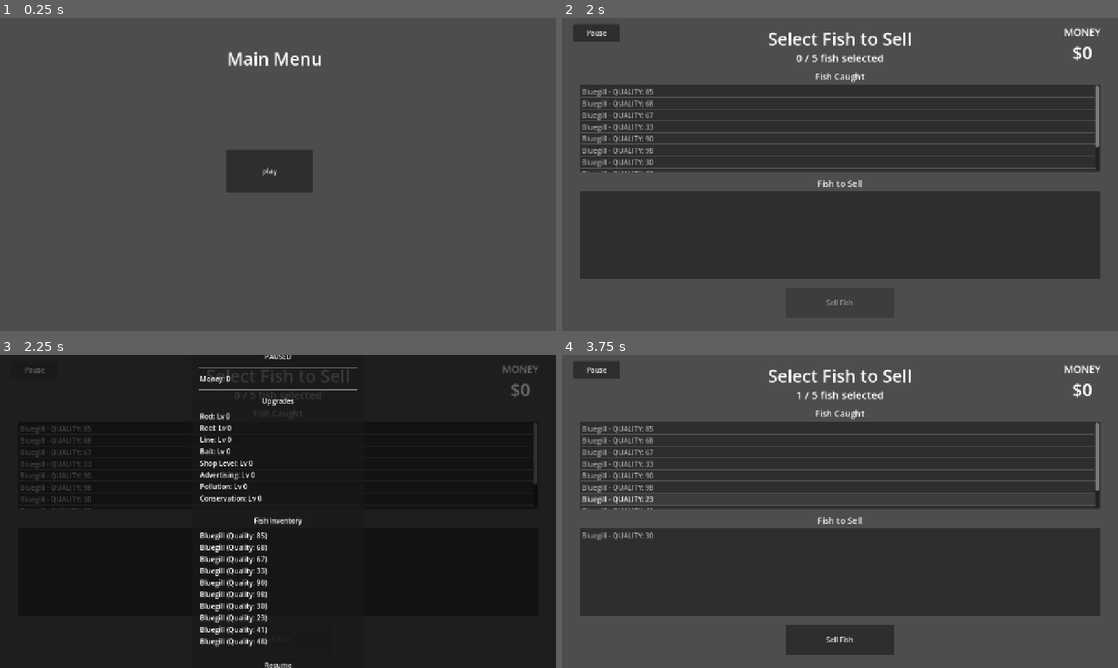
Above: before the commit, frames 1-4 (two rows, left to right).
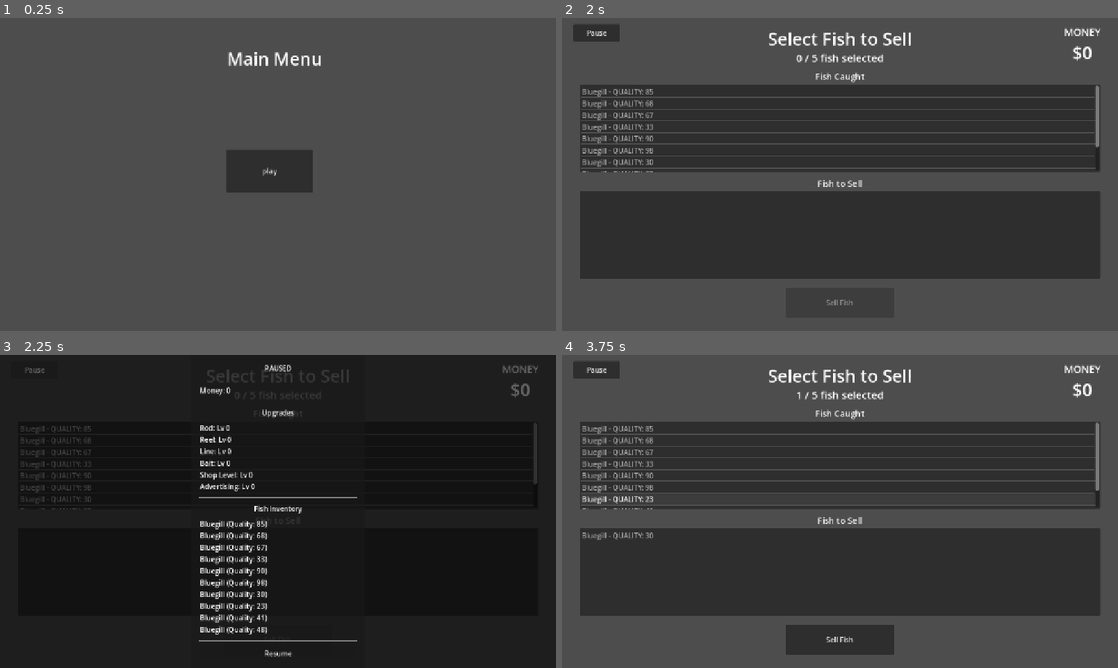
Above: after the commit, the same moments.

Repository: V-Mirea/comfy-summer-fishing-game
Game: Godot game, scene res://assets/game/game.tscn
The game is run twice, just before and just after one commit, with the same random seed, the same clock (stepped at 60 frames per second) and the same inputs. The engine's default icon, where the game draws it, is replaced by a stand-in: a white triangle on a blue panel in a dark square.
Inputs (mouse positions are in pixels of both pictures, inside the frame that each line leads up to):
- Up to frame 1 (0.25 s): no input
- Up to frame 2 (2 s): click "play" at 0.5 s; click "NEXT SCREEN" at 1.25 s
- Up to frame 3 (2.25 s): click "Pause" at 2 s
- Up to frame 4 (3.75 s): click "Resume" at 2.75 s; tap Enter at 3.5 s; move the mouse to (962, 495) at 3.52 s; hold Right (ui_right) from 3.53 s (still down); click (962, 495) at 3.6 s

Frames 1-2 are identical in both runs. In frame 3, 2.2% of the frame differs, in the area x 35-65%, y 0-100%; in frame 4, nothing differs.

Commit message:
hide the pollution and conservation levels from pause menu

Diff:
--- a/assets/global/pause_menu/pause_menu.gd
+++ b/assets/global/pause_menu/pause_menu.gd
@@ -38,8 +38,11 @@
 	for child in upgrades_list.get_children():
 		child.queue_free()
 	for upgrade_type in PlayerManager.data.upgrades:
+		#hide the 'behind the scenes' stuff?
+		if upgrade_type == Upgrade.UpgradeType.POLLUTION or upgrade_type == Upgrade.UpgradeType.CONSERVATION:
+			continue
 		var label := Label.new()
-		label.text = "%s: Lv %d" % [Upgrade.UpgradeType.keys()[upgrade_type].capitalize(), PlayerManager.data.upgrades[upgrade_type]]
+		label.text = "%s: Lv %d" % [Upgrade.UpgradeType.keys()[upgrade_type].capitalize(), PlayerManager.get_upgrade_level(upgrade_type)]
 		upgrades_list.add_child(label)
 
 	#same goes for fish
--- a/assets/global/player_manager.gd
+++ b/assets/global/player_manager.gd
@@ -80,7 +80,7 @@
 	return true
 
 func get_upgrade_level(type: Upgrade.UpgradeType) -> int:
-	return data.upgrades.get(type, 0)
+	return data.upgrades.get(type, 0) #i mean, do we need this? or can we just do data.upgrades.get from the consumer. maybe we keep this just in case for calcs later, safest option
 
 func set_upgrade_level(type: Upgrade.UpgradeType, level: int) -> void:
 	data.upgrades[type] = level
